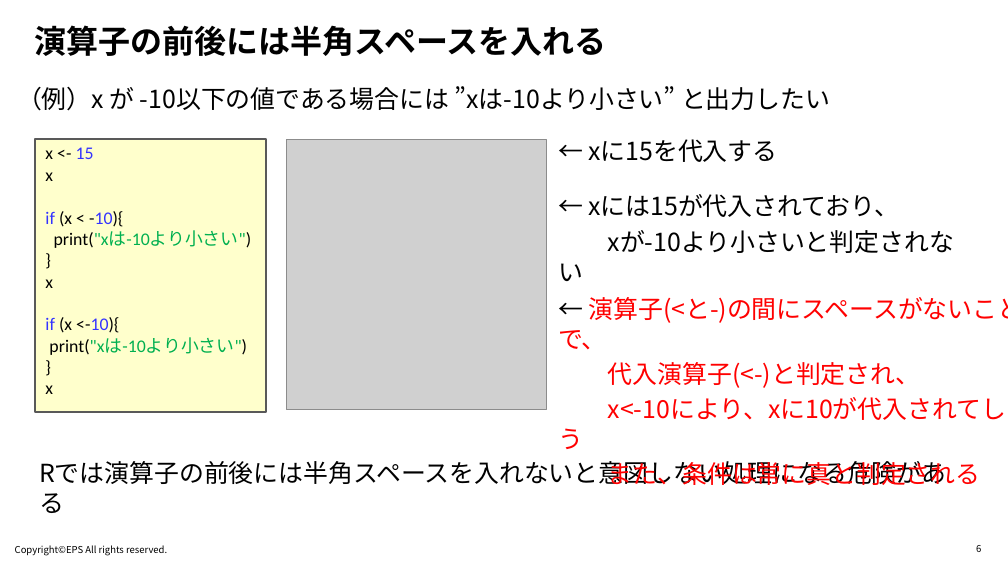
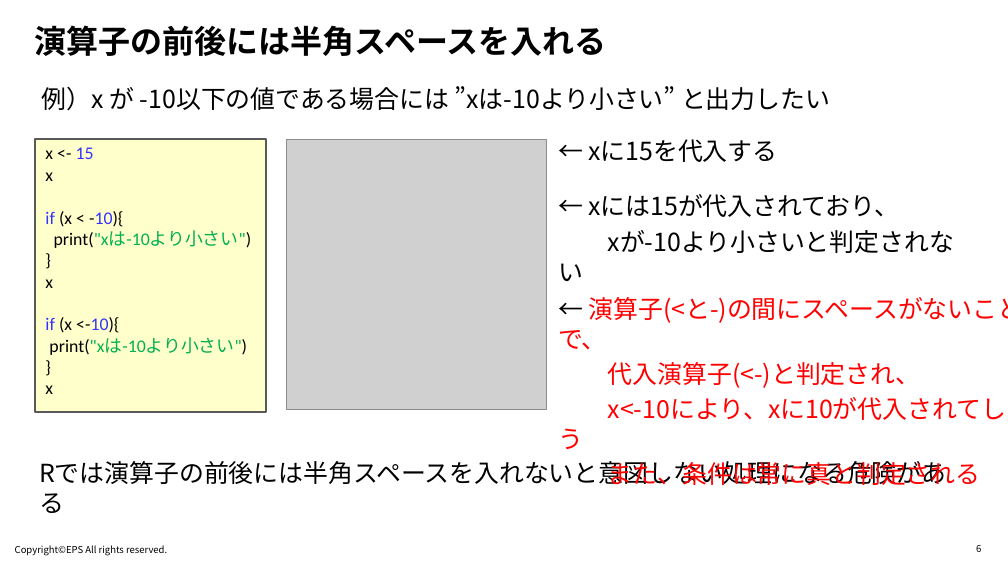
Before and after one commit to R-with-Pharma-Labo/Meetup_1, a slide deck: slide 6 of Materials/1440-1500_Oyama/Rの頑健なコードを書くにはどのような工夫が必要か.pptx. Drawn at 1008x567 pixels with LibreOffice and Linux fonts; fonts in the diff are those of the drawing; grey boxes stand for pictures; background and template pictures are left out. Boxes give left, top, right and bottom in pixels: in the first picture for what was removed or moved away, otherwise in the second. Text is boxed around its words. In the diff, an @@ line names an element or a change of style, - is before the commit and + after.

```diff
--- a/Materials/1440-1500_Oyama/Rの頑健なコードを書くにはどのような工夫が必要か.pptx
+++ b/Materials/1440-1500_Oyama/Rの頑健なコードを書くにはどのような工夫が必要か.pptx
@@ text at <box>42,86,830,111</box>: text changed @@
-（例）x が -10以下の値である場合には ”xは-10より小さい” と出力したい
+例）x が -10以下の値である場合には ”xは-10より小さい” と出力したい
```
Also in this commit, not shown: 12 other slides changed.
